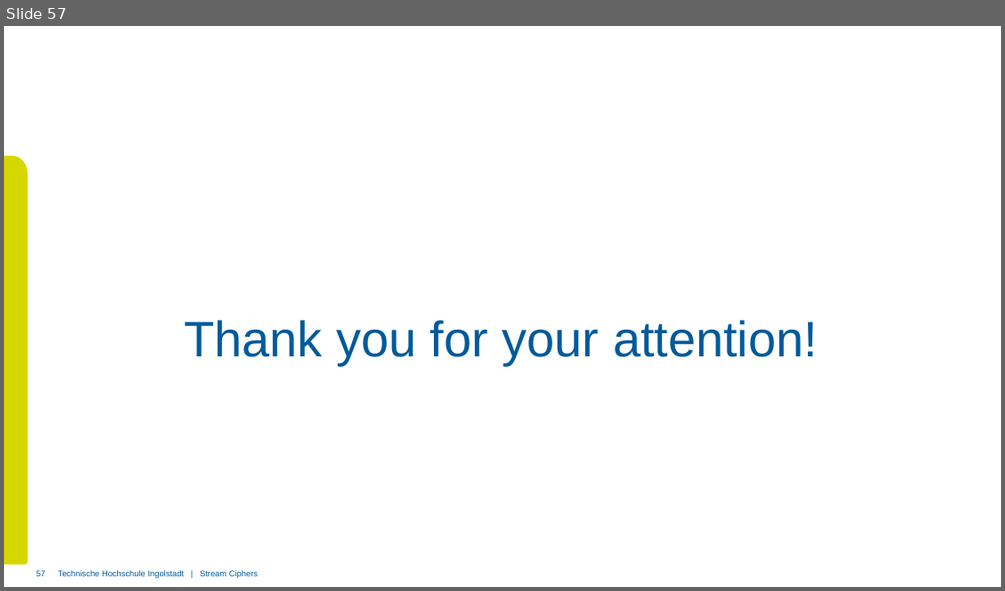
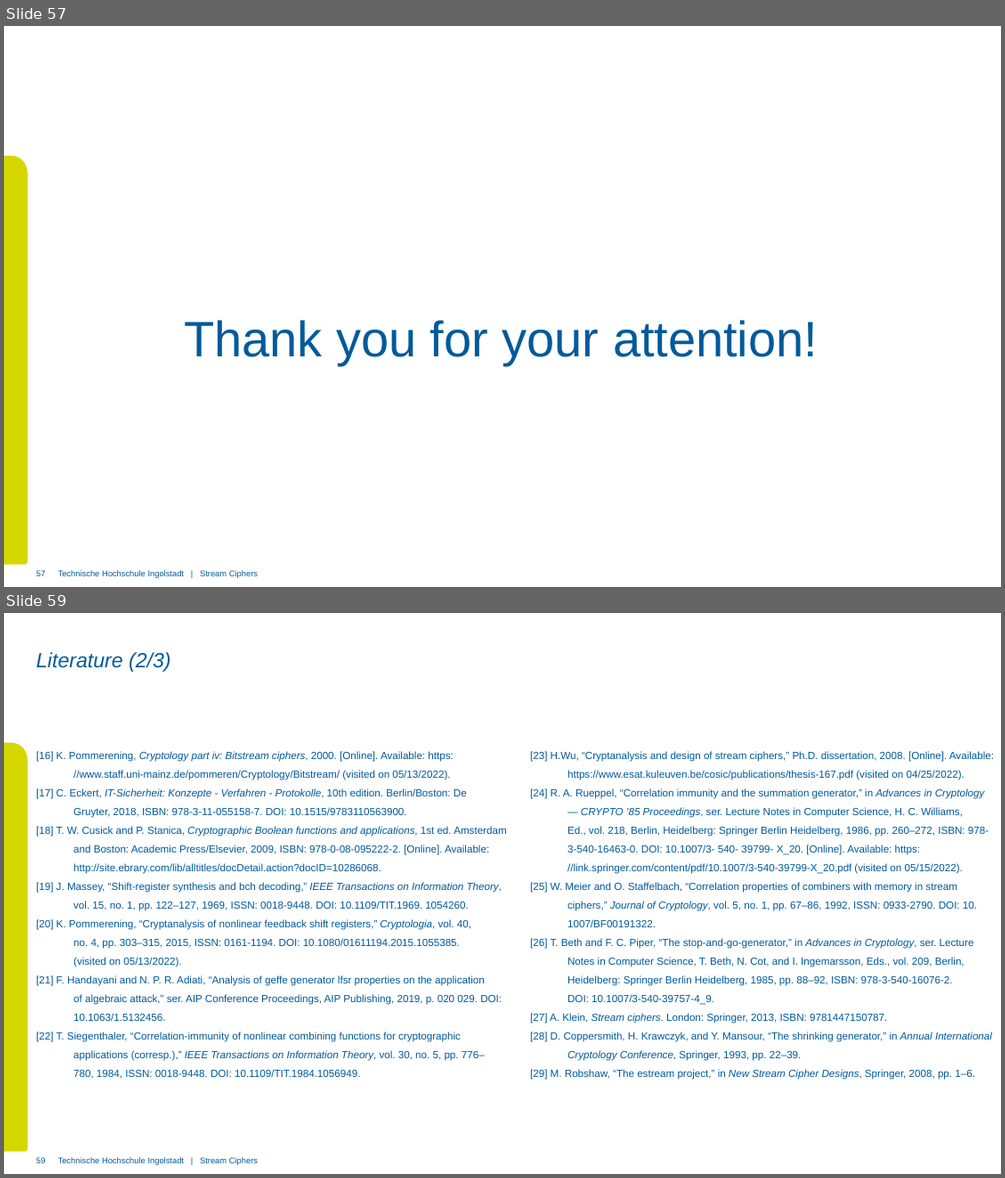
Before and after one commit to xThale/crypto-stream-ciphers, a slide deck: Präsentation/Merged Presentation.pptx. Shown one above the other, each under a label of ours: slide 57 before the commit, slides 57 and 59 after it; the slides between them are not shown. The pictures are 1005x591 and 1005x1178 pixels, drawn with LibreOffice and Linux fonts; fonts in the diff are those of the drawing; background and template pictures are left out. Boxes give left, top, right and bottom in pixels: in the first picture for what was removed or moved away, otherwise in the second. Text is boxed around its words. In the diff, an @@ line names an element or a change of style, - is before the commit and + after.

```diff
--- a/Präsentation/Merged Presentation.pptx
+++ b/Präsentation/Merged Presentation.pptx
@@ slide 59 added at (4,613,1001,1174), background #FFFFFF; not listed: 2 template elements that a slide beside it also shows @@
@@ title added at (36,652,170,672), 19.8 pt, text #005A9B, italic @@
+Literature (2/3)
@@ text added at (36,751,506,1078), 10 pt, text #005A9B @@
+[16] K. Pommerening, Cryptology part iv: Bitstream ciphers, 2000. [Online]. Available: https:
+//www.staff.uni-mainz.de/pommeren/Cryptology/Bitstream/ (visited on 05/13/2022).
+[17] C. Eckert, IT-Sicherheit: Konzepte - Verfahren - Protokolle, 10th edition. Berlin/Boston: De
+Gruyter, 2018, ISBN: 978-3-11-055158-7. DOI: 10.1515/9783110563900.
+[18] T. W. Cusick and P. Stanica, Cryptographic Boolean functions and applications, 1st ed. Amsterdam
+and Boston: Academic Press/Elsevier, 2009, ISBN: 978-0-08-095222-2. [Online]. Available:
+http://site.ebrary.com/lib/alltitles/docDetail.action?docID=10286068.
+[19] J. Massey, “Shift-register synthesis and bch decoding,” IEEE Transactions on Information Theory,
+vol. 15, no. 1, pp. 122–127, 1969, ISSN: 0018-9448. DOI: 10.1109/TIT.1969. 1054260.
+[20] K. Pommerening, “Cryptanalysis of nonlinear feedback shift registers,” Cryptologia, vol. 40,
+no. 4, pp. 303–315, 2015, ISSN: 0161-1194. DOI: 10.1080/01611194.2015.1055385.
+(visited on 05/13/2022).
+[21] F. Handayani and N. P. R. Adiati, “Analysis of geffe generator lfsr properties on the application
+of algebraic attack,” ser. AIP Conference Proceedings, AIP Publishing, 2019, p. 020 029. DOI:
+10.1063/1.5132456.
+[22] T. Siegenthaler, “Correlation-immunity of nonlinear combining functions for cryptographic
+applications (corresp.),” IEEE Transactions on Information Theory, vol. 30, no. 5, pp. 776–
+780, 1984, ISSN: 0018-9448. DOI: 10.1109/TIT.1984.1056949.
@@ text added at (530,770,992,1079), 10 pt, text #005A9B @@
+[23] H.Wu, “Cryptanalysis and design of stream ciphers,” Ph.D. dissertation, 2008. [Online]. Available:
+https://www.esat.kuleuven.be/cosic/publications/thesis-167.pdf (visited on 04/25/2022).
+[24] R. A. Rueppel, “Correlation immunity and the summation generator,” in Advances in Cryptology
+— CRYPTO ’85 Proceedings, ser. Lecture Notes in Computer Science, H. C. Williams,
+Ed., vol. 218, Berlin, Heidelberg: Springer Berlin Heidelberg, 1986, pp. 260–272, ISBN: 978-
+3-540-16463-0. DOI: 10.1007/3- 540- 39799- X_20. [Online]. Available: https:
+//link.springer.com/content/pdf/10.1007/3-540-39799-X_20.pdf (visited on 05/15/2022).
+[25] W. Meier and O. Staffelbach, “Correlation properties of combiners with memory in stream
+ciphers,” Journal of Cryptology, vol. 5, no. 1, pp. 67–86, 1992, ISSN: 0933-2790. DOI: 10.
+1007/BF00191322.
+[26] T. Beth and F. C. Piper, “The stop-and-go-generator,” in Advances in Cryptology, ser. Lecture
+Notes in Computer Science, T. Beth, N. Cot, and I. Ingemarsson, Eds., vol. 209, Berlin,
+Heidelberg: Springer Berlin Heidelberg, 1985, pp. 88–92, ISBN: 978-3-540-16076-2.
+DOI: 10.1007/3-540-39757-4_9.
+[27] A. Klein, Stream ciphers. London: Springer, 2013, ISBN: 9781447150787.
+[28] D. Coppersmith, H. Krawczyk, and Y. Mansour, “The shrinking generator,” in Annual International
+Cryptology Conference, Springer, 1993, pp. 22–39.
+[29] M. Robshaw, “The estream project,” in New Stream Cipher Designs, Springer, 2008, pp. 1–6.
@@ page number added at (36,1157,45,1165), 8 pt, text #005A9B @@
+59
```
Also in this commit, not shown: 8 slides changed, 2 other slides added, 1 other file.
